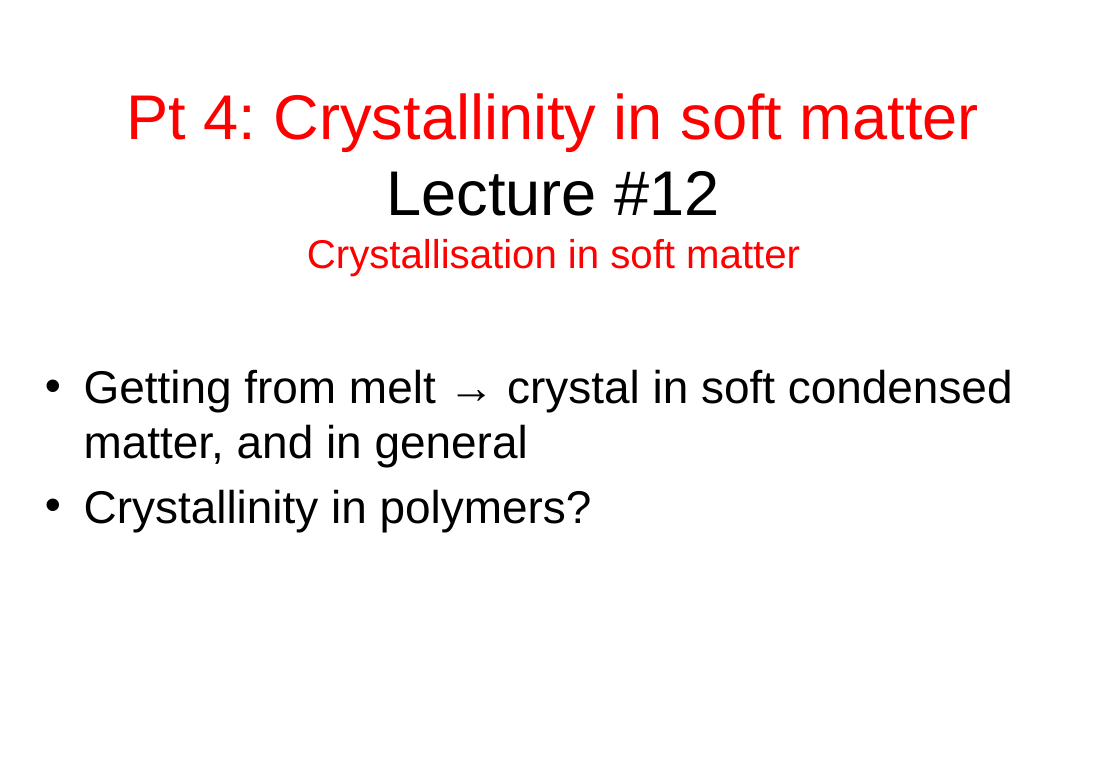
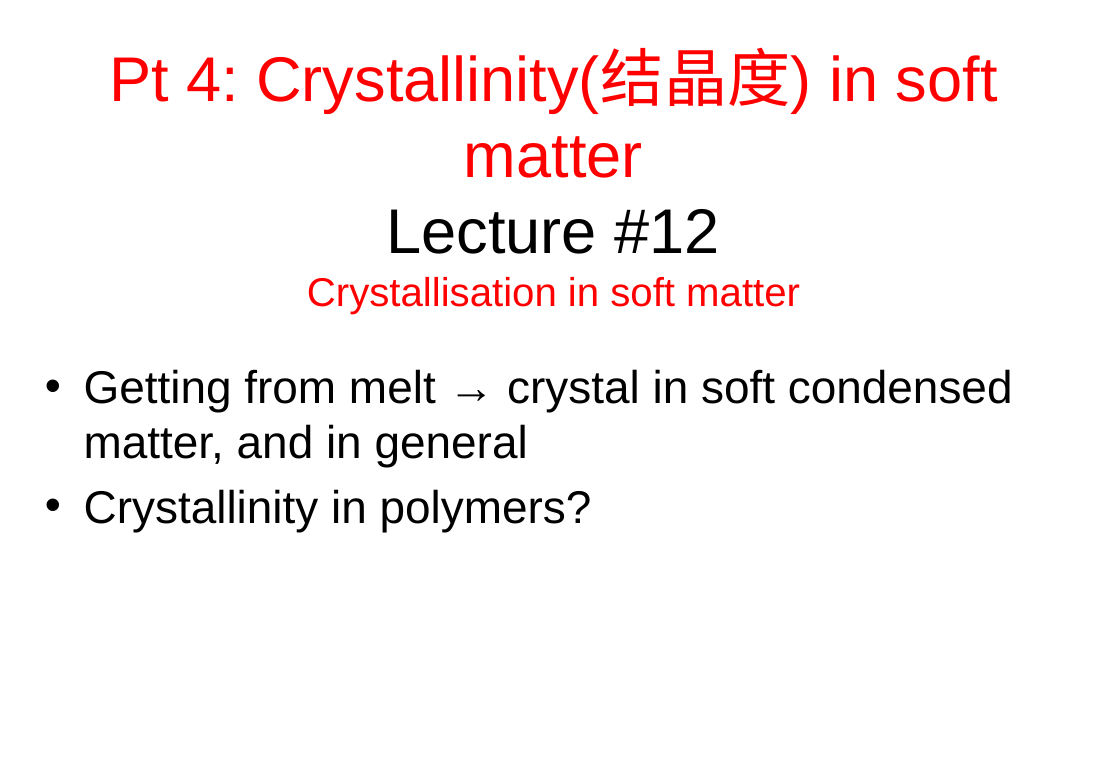
Before and after one commit to ClaudeMao/Data_Analysis, a slide deck: slide 1 of PHY477/PHY477 #4 crystallinity(2).pptx. Drawn at 1120x775 pixels with LibreOffice and Linux fonts; fonts in the diff are those of the drawing. Boxes give left, top, right and bottom in pixels: in the first picture for what was removed or moved away, otherwise in the second. Text is boxed around its words. In the diff, an @@ line names an element or a change of style, - is before the commit and + after.

```diff
--- a/PHY477/PHY477 #4 crystallinity(2).pptx
+++ b/PHY477/PHY477 #4 crystallinity(2).pptx
@@ title at [109, 52, 998, 314]: text changed @@
-Pt 4: Crystallinity in soft matter
-Lecture #12
-Crystallisation in soft matter
+Pt 4: Crystallinity(结晶度) in soft matter
+Lecture #12
+Crystallisation in soft matter
```
Also in this commit, not shown: 5 other files.
